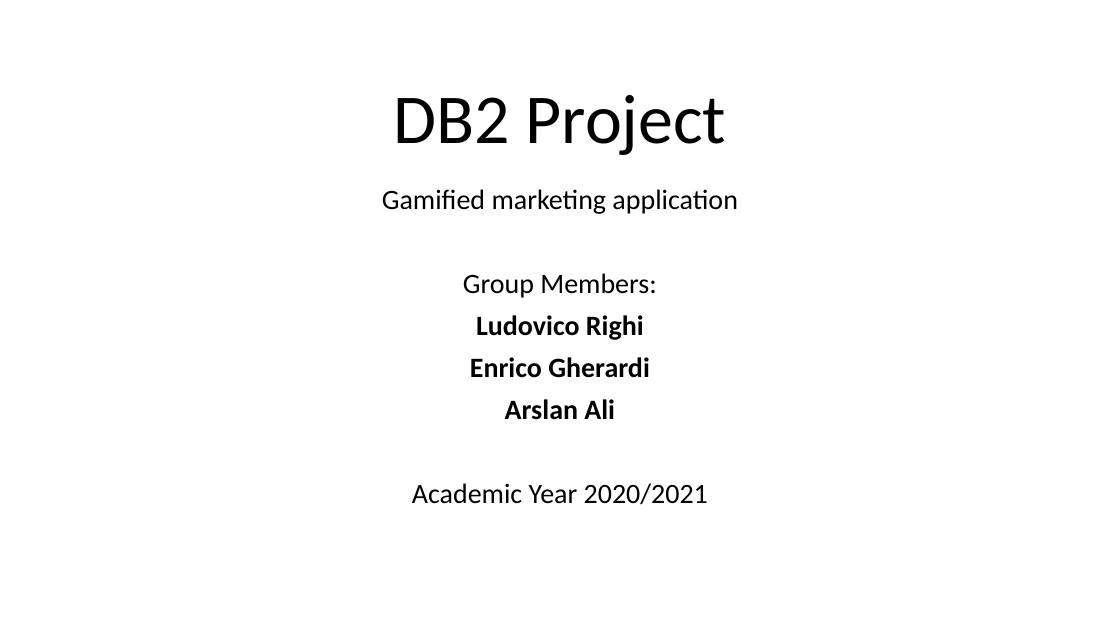
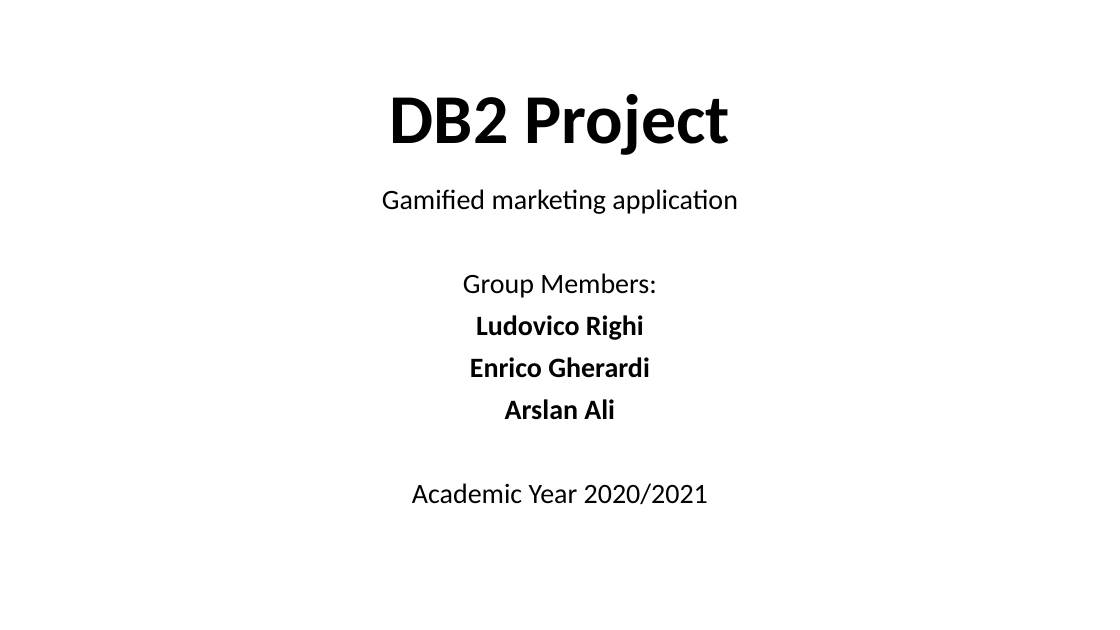
Before and after one commit to LudovicoRighi/EasyReview, a slide deck: slide 1 of PROJECT.pptx. Drawn at 1120x630 pixels with LibreOffice and Linux fonts; fonts in the diff are those of the drawing. Boxes give left, top, right and bottom in pixels: in the first picture for what was removed or moved away, otherwise in the second. Text is boxed around its words. In the diff, an @@ line names an element or a change of style, - is before the commit and + after.

```diff
--- a/PROJECT.pptx
+++ b/PROJECT.pptx
@@ title "DB2 Project" at box(390, 94, 729, 155): bold on @@
```
Also in this commit, not shown: 1 other slide changed, 19 slides added, 5 other files.
